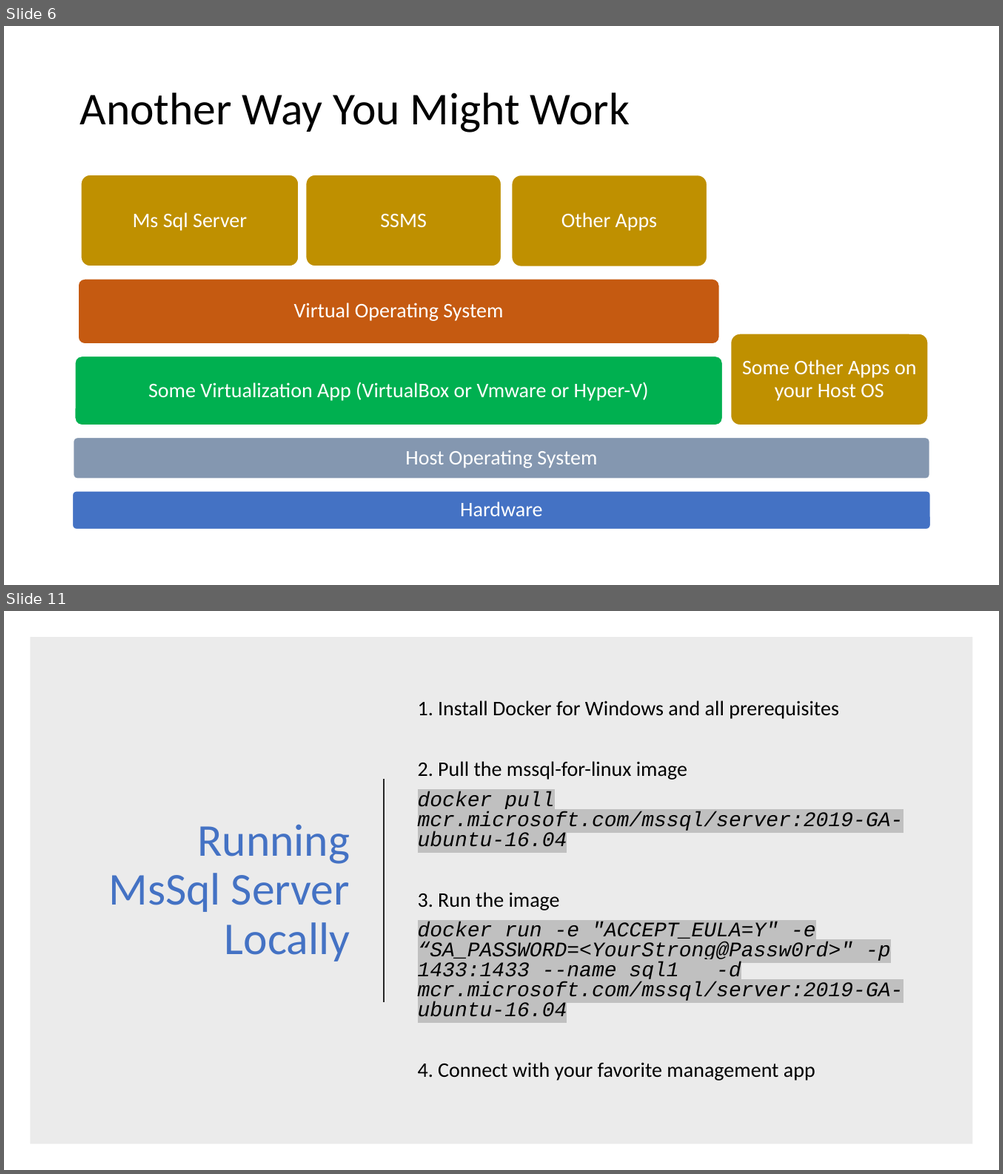
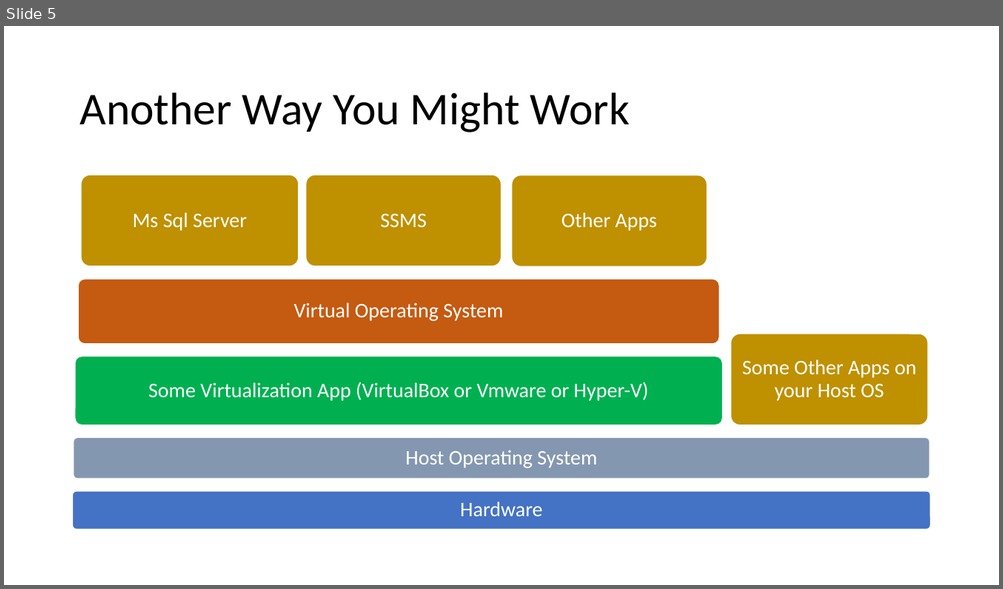
Before and after one commit to chlsmith/sql-on-docker, a slide deck: sql-on-docker.pptx. Shown one above the other, each under a label of ours: slides 6 and 11 before the commit, slide 5 after it; the slides between them are not shown. The pictures are 1003x1174 and 1003x589 pixels, drawn with LibreOffice and Linux fonts; fonts in the diff are those of the drawing. Boxes give left, top, right and bottom in pixels: in the first picture for what was removed or moved away, otherwise in the second. Text is boxed around its words. In the diff, an @@ line names an element or a change of style, - is before the commit and + after.

```diff
--- a/sql-on-docker.pptx
+++ b/sql-on-docker.pptx
@@ slide 11 removed at [4,611,999,1170], background #FFFFFF @@
@@ rectangle removed at [30,637,973,1145] @@
@@ text removed at [418,701,903,1081] @@
-1. Install Docker for Windows and all prerequisites
-2. Pull the mssql-for-linux image
-docker pull mcr.microsoft.com/mssql/server:2019-GA-ubuntu-16.04
-3. Run the image
-docker run -e "ACCEPT_EULA=Y" -e “SA_PASSWORD=<YourStrong@Passw0rd>" -p 1433:1433 --name sql1 -d mcr.microsoft.com/mssql/server:2019-GA-ubuntu-16.04
-4. Connect with your favorite management app
@@ line removed from (384, 779) to (384, 1002) @@
@@ title removed at [108,824,350,962] @@
-Running MsSql Server Locally
@@ what was slide 6 is now slide 5 @@
```
Also in this commit, not shown: 5 slides changed, 1 slide added, 1 other slide removed.
